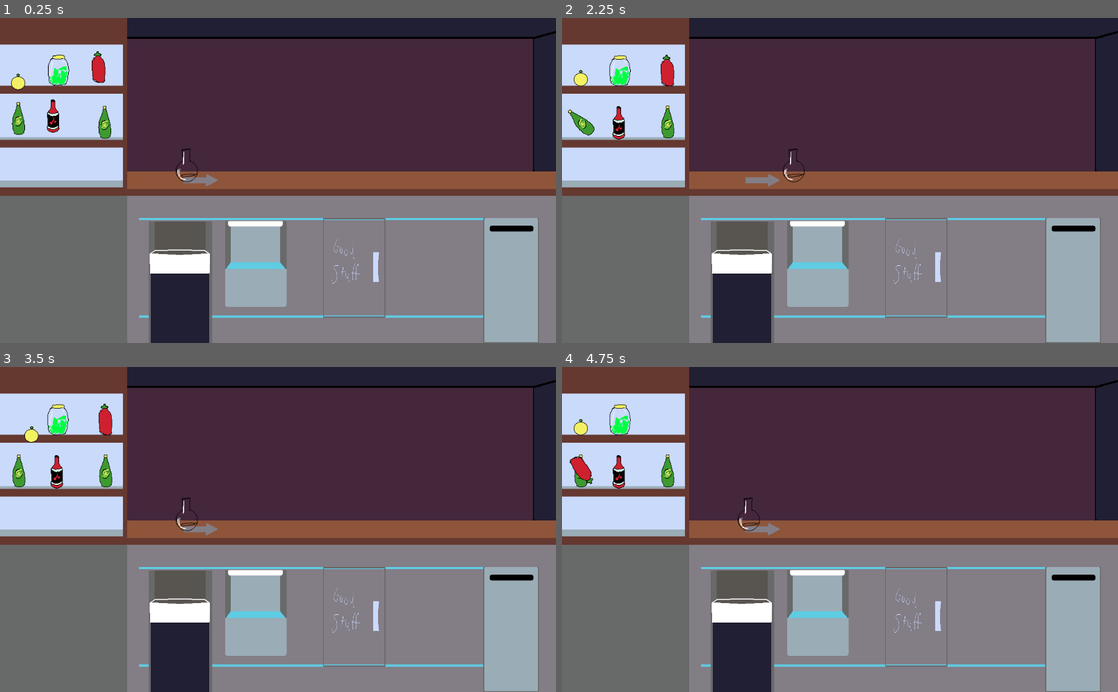
Above: before the commit, frames 1-4 (two rows, left to right).
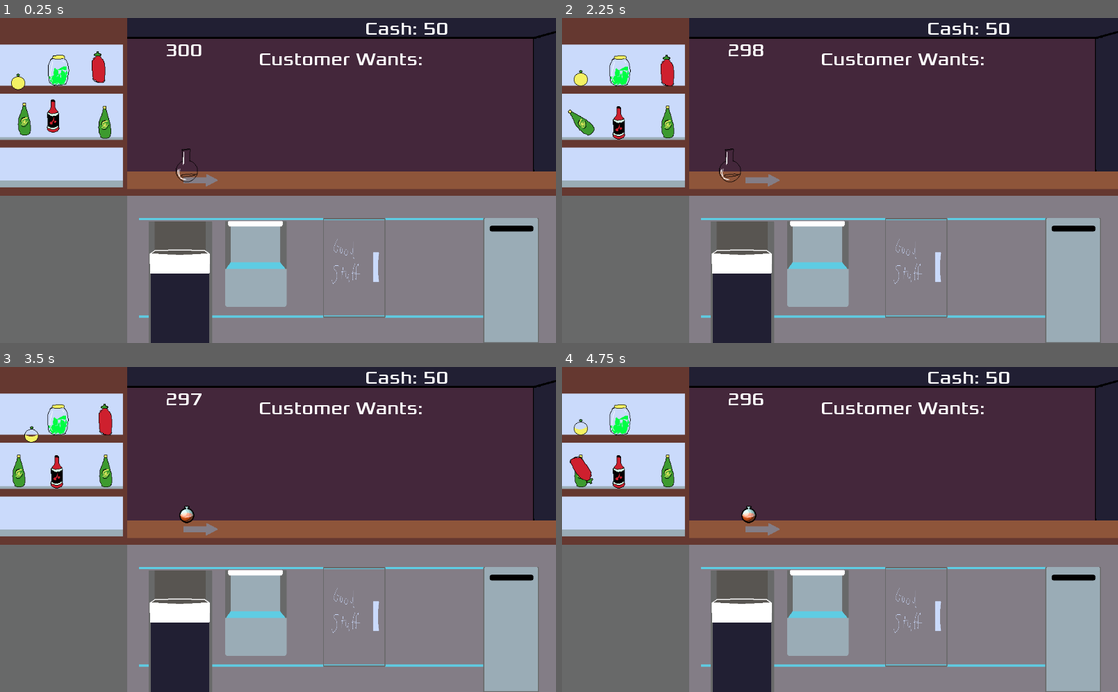
Above: after the commit, the same moments.

Repository: MoonTrain/Chill2022
Game: Godot game, scene res://Node.tscn
Same seed, same stepped clock (60 frames per second), same inputs: the game is played once before the commit and once after it. The project has no main scene, so this scene is started directly.
Inputs (mouse positions are in pixels of both pictures, inside the frame that each line leads up to):
- Up to frame 1 (0.25 s): no input
- Up to frame 2 (2.25 s): drag from (967, 177) to (751, 164) at 0.52 s; tap Enter at 1.25 s; drag from (751, 164) to (967, 177) at 1.27 s; tap Space at 2 s; move the mouse to (578, 122) at 2.02 s; hold Right (move_right) from 2.03 s (still down); click (578, 122) at 2.1 s
- Up to frame 3 (3.5 s): release Right (move_right) at 2.75 s; drag from (16, 419) to (189, 513) at 2.77 s
- Up to frame 4 (4.75 s): drag from (617, 419) to (867, 529) at 3.52 s; drag from (667, 419) to (578, 471) at 4.27 s

The runs differ from the first frame. In frame 1, 1.0% of the frame differs, in the area x 2-81%, y 1-37%; in frame 2, 1.0%; in frame 3, 1.0%; in frame 4, 1.0%.

Commit message:
Added some drink updates and mixing

Diff:
--- /dev/null
+++ b/Alchebar/BarHUD.gd
@@ -0,0 +1,25 @@
+extends CanvasLayer
+signal timeUp
+
+var timer
+
+# Called when the node enters the scene tree for the first time.
+func _ready():
+	timer = 300
+	$Timer.start()
+	updateTime()
+
+func updateRequest(var r):
+	pass
+
+func updateMoney(var m):
+	$MoneyLabel.text = "Cash: " + str(m)
+
+func updateTime():
+	$Time.text = str(timer)
+
+func _on_Timer_timeout():
+	timer -= 1
+	if(timer==0):
+		emit_signal("timeUp")
+	updateTime()
--- /dev/null
+++ b/Alchebar/BarHUD.tscn
@@ -0,0 +1,46 @@
+[gd_scene load_steps=4 format=2]
+
+[ext_resource path="res://fonts/Xolonium-Regular.ttf" type="DynamicFontData" id=1]
+[ext_resource path="res://BarHUD.gd" type="Script" id=2]
+
+[sub_resource type="DynamicFont" id=1]
+size = 32
+font_data = ExtResource( 1 )
+
+[node name="BarHUD" type="CanvasLayer"]
+script = ExtResource( 2 )
+
+[node name="MoneyLabel" type="Label" parent="."]
+anchor_left = 1.0
+anchor_right = 1.0
+margin_left = -352.0
+margin_right = 48.0
+margin_bottom = 78.0
+custom_fonts/font = SubResource( 1 )
+text = "Cash: "
+
+[node name="RequestLabel" type="Label" parent="."]
+anchor_left = 1.0
+anchor_right = 1.0
+margin_left = -548.0
+margin_top = 56.0
+margin_right = -259.0
+margin_bottom = 95.0
+custom_fonts/font = SubResource( 1 )
+text = "Customer Wants:"
+__meta__ = {
+"_edit_group_": true
+}
+
+[node name="Time" type="Label" parent="."]
+anchor_left = 0.5
+anchor_right = 0.5
+margin_left = -208.0
+margin_top = 40.0
+margin_right = -129.0
+margin_bottom = 79.0
+custom_fonts/font = SubResource( 1 )
+
+[node name="Timer" type="Timer" parent="."]
+
+[connection signal="timeout" from="Timer" to="." method="_on_Timer_timeout"]
--- a/Alchebar/BarScene.gd
+++ b/Alchebar/BarScene.gd
@@ -26,24 +26,23 @@
 
 
 var potList = []
-var money = 0
-var curMix = [0, 0, 0, 0, 0, 0, 0, 0, 0, 0]
-var request = [0, 0, 0, 0, 0, 0, 0, 0, 0, 0]
+var money = 50
+var curMix = [0, 0, 0, 0, 0, 0]
+var request = [0, 0, 0, 0, 0, 0]
 
 # Called when the node enters the scene tree for the first time.
 func _ready():
+	$BarHUD.updateMoney(money)
 	potList = get_tree().get_nodes_in_group("potList")
 	var iterCt = 0
 	for child in potList:
-		var attrib = [0, 0, 0, 0, 0, 0, 0, 0, 0, 0]
-		var flav1 = int(rand_range(0, 9))
-		var flav2 = int(rand_range(0, 9))
-		var flav3 = int(rand_range(0, 9))
-		var flav4 = int(rand_range(0, 9))
+		var attrib = [0, 0, 0, 0, 0, 0]
+		var flav1 = int(rand_range(0, 5))
+		var flav2 = int(rand_range(0, 5))
+		var flav3 = int(rand_range(0, 5))
 		attrib[flav1]+=1
 		attrib[flav2]+=1
 		attrib[flav3]+=1
-		attrib[flav4]+=1
 		if(iterCt==0):
 			child.init(attrib, waterFull, waterHalf, waterEmpty)
 		elif(iterCt==1):
@@ -59,16 +58,17 @@
 		iterCt+=1
 
 func makeRequest():
-	request = [0, 0, 0, 0, 0, 0, 0, 0, 0, 0]
-	for i in range(0, 4):
-		request[int(rand_range(0, 9))]+=1
+	request = [0, 0, 0, 0, 0, 0]
+	for i in range(0, 3):
+		request[int(rand_range(0, 5))]+=1
 
 func submitMix():
 	var income = 0
-	for i in range(0, 9):
+	for i in range(0, 5):
 		income+=request[i]*curMix[i]
 	money+=income
 	print("Earned ", str(income))
+	$BarHUD.updateMoney(money)
 
 
 func _on_RedPot_addDrink():
@@ -86,10 +86,6 @@
 	for i in toAdd:
 		curMix[pos]+=i
 		pos+=1
-
-
-
-
 
 func _on_RedPot3_addDrink():
 	print("Adding Mix")
@@ -132,3 +128,7 @@
 	makeRequest()
 	for i in request:
 		print(i)
+
+
+func _on_DrinkServe_emptyDrink():
+	curMix = [0, 0, 0, 0, 0, 0]
--- a/Alchebar/DrinkServe.gd
+++ b/Alchebar/DrinkServe.gd
@@ -4,6 +4,7 @@
 var emptyTex = preload("res://art/glass2Empty.png")
 var curVar = 0
 signal serveDrink
+signal emptyDrink
 var selected = false
 var targetNode
 onready var bottleSprite = get_node("Bottle")
@@ -37,6 +38,7 @@
 		global_position = lerp(global_position, Vector2(1500, 272), 5*delta)
 		if(global_position[0] > 1400):
 			served = false
+			global_position[0]=-100
 
 	else:
 		if selected:
@@ -59,3 +61,12 @@
 		curVar = 0
 		emit_signal("serveDrink")
 		switchTexture()
+
+
+func _on_TrashLocation_mouseEntered():
+	if selected:
+		selected = false
+		emit_signal("emptyDrink")
+		curVar = 0
+		global_position[0]=-100
+		switchTexture()
--- a/Alchebar/DrinkServe.tscn
+++ b/Alchebar/DrinkServe.tscn
@@ -6,7 +6,7 @@
 [sub_resource type="CircleShape2D" id=1]
 radius = 33.0606
 
-[node name="DrinkServe" type="Node2D"]
+[node name="DrinkServe" type="Node2D" groups=["DrinkZone"]]
 script = ExtResource( 2 )
 
 [node name="Bottle" type="Sprite" parent="."]
--- a/Alchebar/Node.tscn
+++ b/Alchebar/Node.tscn
@@ -7,18 +7,29 @@
 [ext_resource path="res://art/Alchemy_Bar_v2.png" type="Texture" id=5]
 [ext_resource path="res://audio/jazz.mp3" type="AudioStream" id=6]
 [ext_resource path="res://SlideLocation.tscn" type="PackedScene" id=7]
+[ext_resource path="res://BarHUD.tscn" type="PackedScene" id=8]
 
 [node name="BarScene" type="Node"]
 script = ExtResource( 4 )
 
+[node name="BarHUD" parent="." instance=ExtResource( 8 )]
+
+[node name="TrashLocation" parent="." instance=ExtResource( 7 )]
+position = Vector2( 332, 488 )
+scale = Vector2( 0.34, 3 )
+
 [node name="SlideLocation" parent="." instance=ExtResource( 7 )]
 position = Vector2( 744, 296 )
+
+[node name="RefilLocation" parent="." instance=ExtResource( 7 )]
+position = Vector2( 472, 448 )
+scale = Vector2( 0.35, 2.2 )
 
 [node name="DrinkServe" parent="." instance=ExtResource( 3 )]
 position = Vector2( 344, 272 )
 
 [node name="RedPot" parent="." instance=ExtResource( 2 )]
-position = Vector2( 24, 96 )
+position = Vector2( 192, 112 )
 
 [node name="RedPot2" parent="." instance=ExtResource( 2 )]
 position = Vector2( 16, 200 )
@@ -81,7 +92,9 @@
 stream = ExtResource( 6 )
 autoplay = true
 
+[connection signal="mouseEntered" from="TrashLocation" to="DrinkServe" method="_on_TrashLocation_mouseEntered"]
 [connection signal="mouseEntered" from="SlideLocation" to="DrinkServe" method="_on_SlideLocation_mouseEntered"]
+[connection signal="emptyDrink" from="DrinkServe" to="." method="_on_DrinkServe_emptyDrink"]
 [connection signal="serveDrink" from="DrinkServe" to="." method="_on_DrinkServe_serveDrink"]
 [connection signal="addDrink" from="RedPot" to="." method="_on_RedPot_addDrink"]
 [connection signal="addDrink" from="RedPot2" to="." method="_on_RedPot2_addDrink"]
Not shown: 1 places in Alchebar/Node.tscn that only renumber resources
